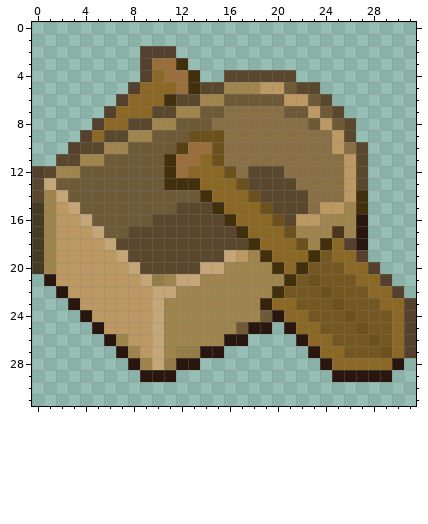
Pixel-art sprite: textures/items/boat.png. That is the earlier state.
The file is 32x32 pixels. Colours within 5 levels of each other are drawn and written as one.
The same view after the edit:
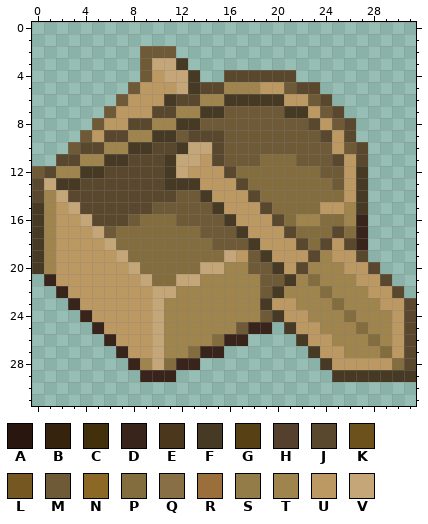
Palette (. is transparent): A #29170f  B #36230d  C #422f0b  D #39241b  E #4b371b  F #473a24  G #574014  H #54402c  J #59482d  K #6c511d  L #755821  M #6f5a38  N #8b6825  P #836c3d  Q #896f46  R #9b6f3b  S #947c49  T #9f844d  U #bc9862  V #c5a678
What changed:
Changed rows in their new state; - is an unchanged pixel.
first column x 0:
 2 ---------MMM--------------------
 3 ---------MVVF-------------------
 4 ---------MUVVF------------------
 5 --------MUUUVF------------------
 6 -------MUUUF----FFFFF-----------
 7 ------MUUU----FFMMMMMFF---------
 8 -----MUU----FF-MMMMMMMMJ--------
 9 ----MU----FF-JJJMMMMMMMMJ-------
10 ---M----FFJJFVVJMMMMMMMMM-M-----
11 ------FFJJJFVVUJMMMPPPMMMJ------
12 M---FFJJJJJFVUUUJPPPPPPPMM-F----
13 --FFJJJJJJJFFFUUUJPPPPPPPM-F----
14 ---JJJJJJJJJ--FUUUJPPPPPPP-F----
15 ----JJJJJJ--MMMFUUUJPPPP---F----
16 -----JJJ-PPPMMMMFUUUJPTTPP-D----
17 -------PPPPPPPMMMFUUUJPPPJPD----
18 -------PPPPPPPPMMMFUUUJPJUJD----
19 --------PPPPPPPP--MFUUUJTUUJ----
20 ---------PPPPP----MMFUJTTTUUJ---
21 -D--------PP-------MMFTPTTTUUJ--
22 --D----------------MFTTTPTTTUUJ-
23 ---D---------------FUUTTTPTTTUUJ
24 ----D---------------FUUTTTPTTTUJ
25 -----D------------DD-FUUTTTPTTUJ
26 ------DU-------PDD----FUUTTTPTUJ
27 -------DU---TPDD-------FUUTTTPUJ
28 --------D--PDD----------FUUUUUPJ
29 ---------DDD-------------FFFFFFF
Pixel boxes of the changes (left, top, right, bottom) in both pictures:
changed: (32, 46, 416, 382)
